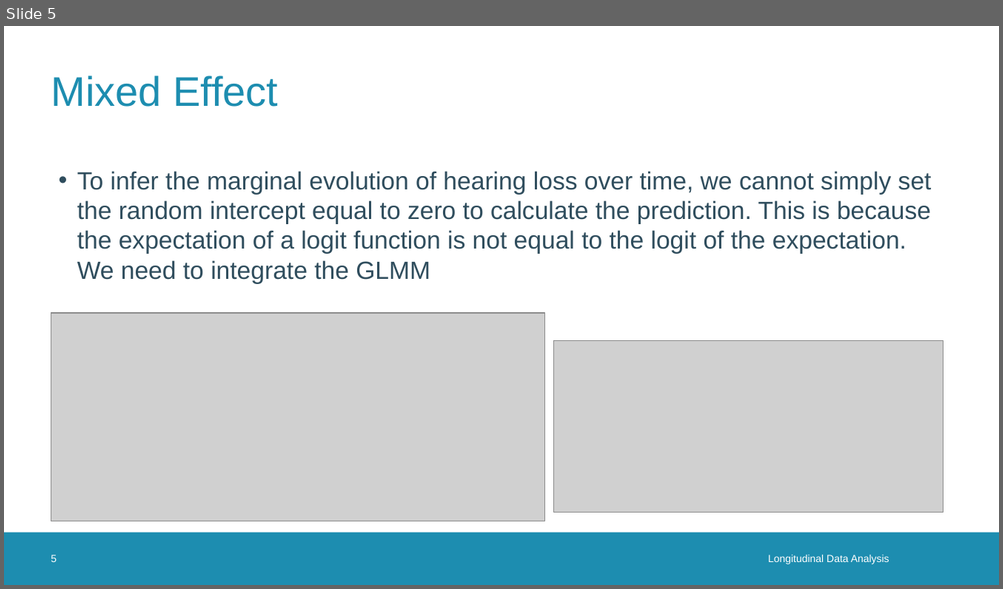
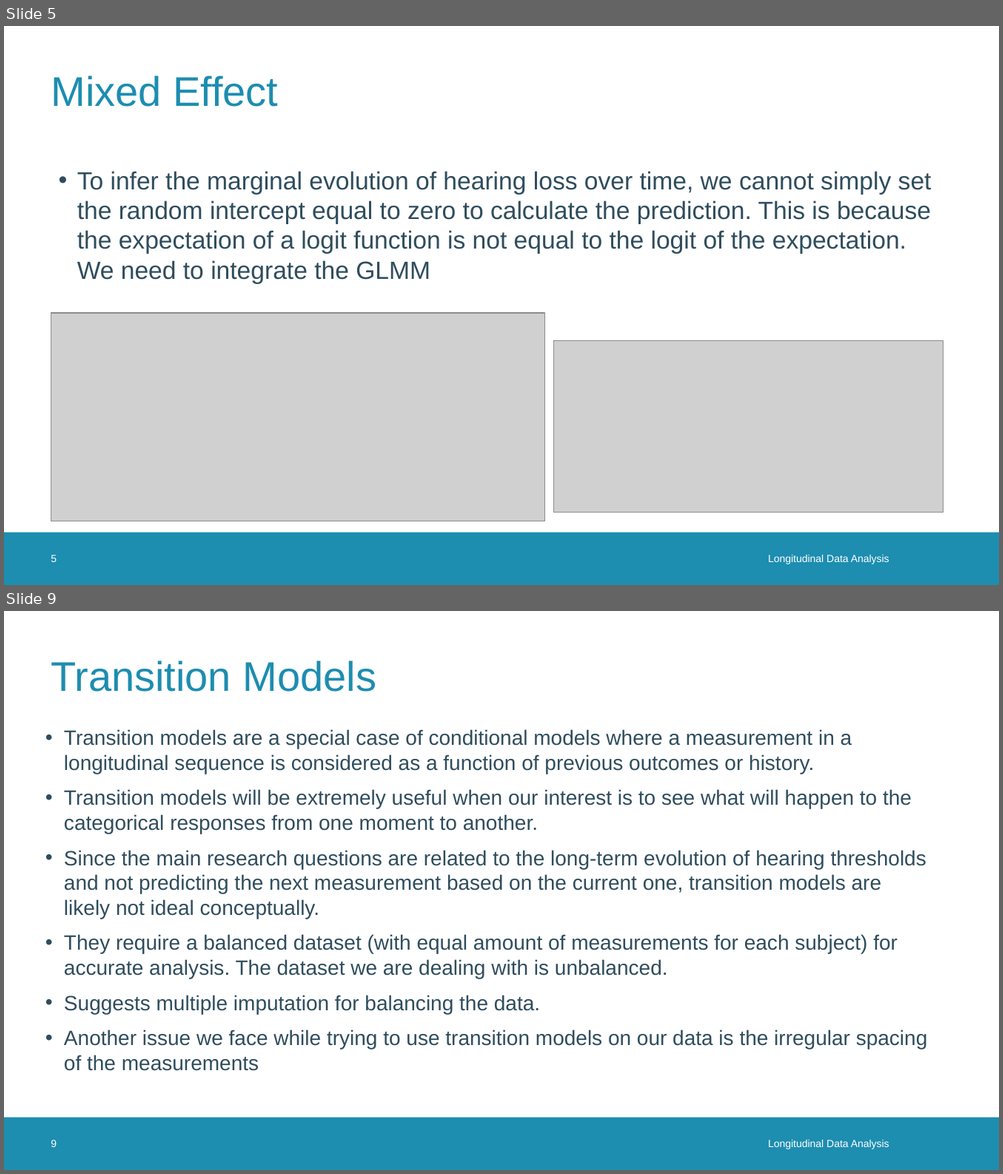
Before and after one commit to raiisac/LDA, a slide deck: Stefan RMD/Longitudinal data analysis presentation.pptx. Shown one above the other, each under a label of ours: slide 5 before the commit, slides 5 and 9 after it; the slides between them are not shown. The pictures are 1003x589 and 1003x1174 pixels, drawn with LibreOffice and Linux fonts; fonts in the diff are those of the drawing; grey boxes stand for pictures; background and template pictures are left out. Boxes give left, top, right and bottom in pixels: in the first picture for what was removed or moved away, otherwise in the second. Text is boxed around its words. In the diff, an @@ line names an element or a change of style, - is before the commit and + after.

```diff
--- a/Stefan RMD/Longitudinal data analysis presentation.pptx
+++ b/Stefan RMD/Longitudinal data analysis presentation.pptx
@@ slide 9 added at bbox=[4, 611, 999, 1170], background #FFFFFF; not listed: 1 template element that a slide beside it also shows @@
@@ title added at bbox=[51, 661, 376, 692], 40 pt, text #1D8DB0 @@
+Transition Models
@@ text added at bbox=[64, 729, 928, 1071], 20 pt, text #2F4D5D @@
+• Transition models are a special case of conditional models where a measurement in a longitudinal sequence is considered as a function of previous outcomes or history.
+• Transition models will be extremely useful when our interest is to see what will happen to the categorical responses from one moment to another.
+• Since the main research questions are related to the long-term evolution of hearing thresholds and not predicting the next measurement based on the current one, transition models are likely not ideal conceptually.
+• They require a balanced dataset (with equal amount of measurements for each subject) for accurate analysis. The dataset we are dealing with is unbalanced.
+• Suggests multiple imputation for balancing the data.
+• Another issue we face while trying to use transition models on our data is the irregular spacing of the measurements
@@ page number added at bbox=[51, 1140, 57, 1147], 10 pt, text #FFFFFF @@
+9
@@ text added at bbox=[768, 1140, 889, 1150], 10 pt, text #FFFFFF @@
+Longitudinal Data Analysis
```
Also in this commit, not shown: 3 other slides added, 9 other files.
